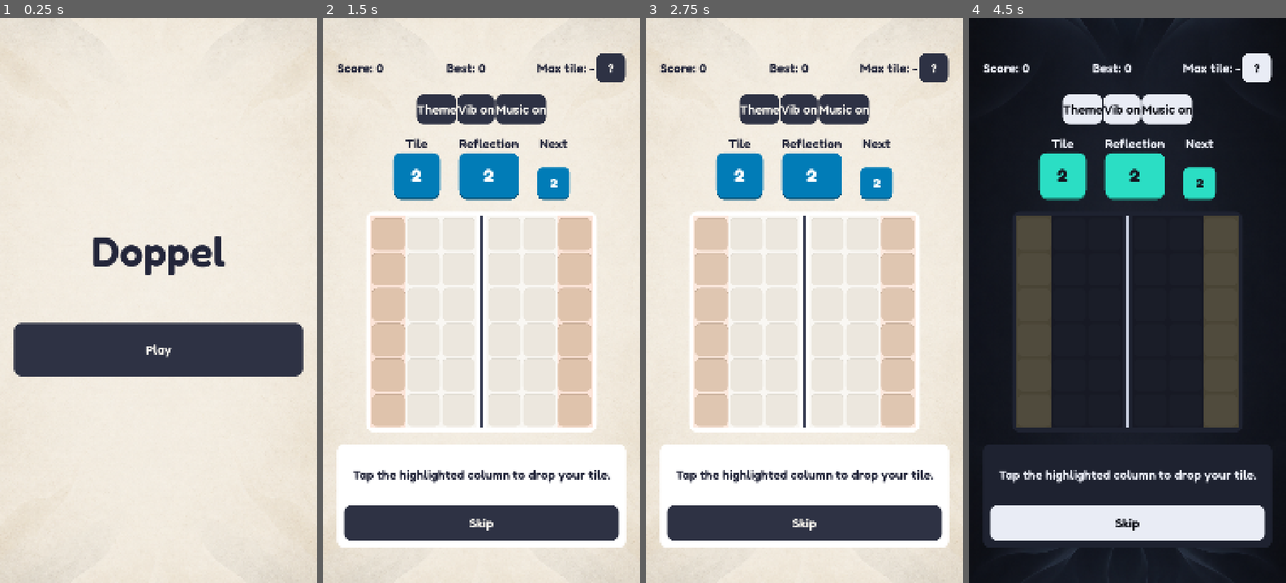
Above: before the commit, frames 1-4 (left to right).
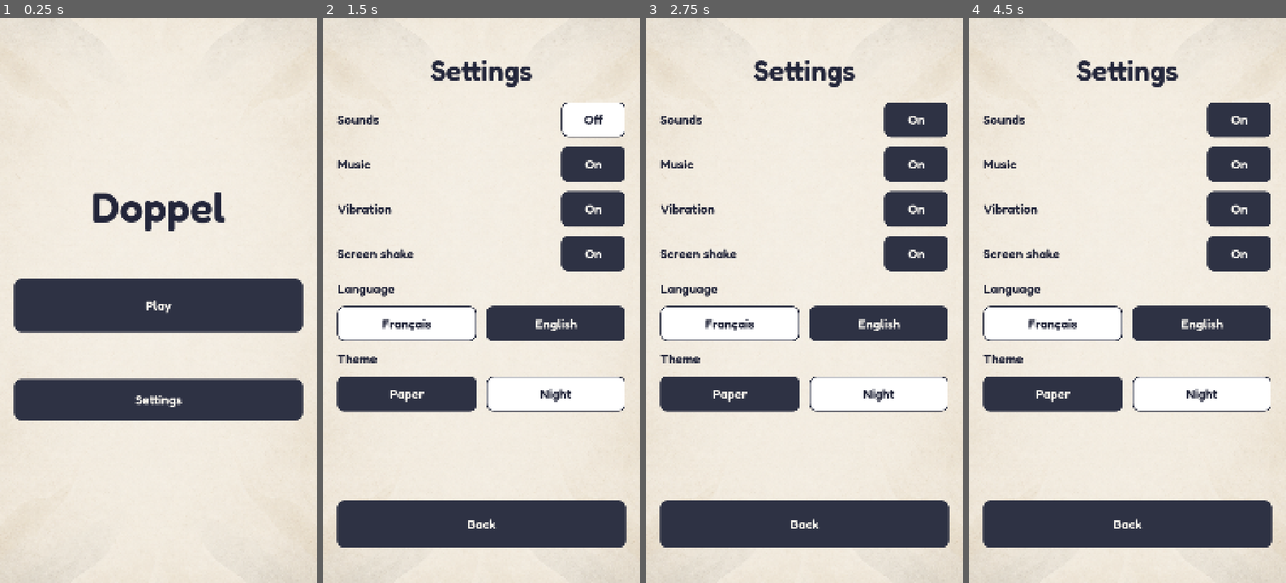
Above: after the commit, the same moments.

Repository: bpinto03/Doppel
Game: Godot game, scene res://scenes/main.tscn
Two runs of this game, one before a commit and one after it. Both use one fixed random seed, a clock stepped at 60 frames per second and the inputs below. Sound files missing from this copy of the repository are replaced by a short silence.
Inputs (mouse positions are in pixels of both pictures, inside the frame that each line leads up to):
- Up to frame 1 (0.25 s): no input
- Up to frame 2 (1.5 s): click "Play" (after the commit: "Settings") at 0.5 s; click (592, 119) at 1.25 s, where only the run after the commit has a clickable "On"
- Up to frame 3 (2.75 s): click (915, 119) at 2 s, where only the run after the commit has a clickable "Off"
- Up to frame 4 (4.5 s): click (1083, 108) at 2.75 s, where only the run before the commit has a clickable "Theme"; click (1238, 164) at 3.5 s, where only the run after the commit has a clickable "On"; click (1238, 164) at 4.25 s, where only the run after the commit has a clickable "Off"

The runs differ from the first frame. In frame 1, 24% of the frame differs, in the area x 4-96%, y 30-72%; in frame 2, 41%; in frame 3, 41%; in frame 4, 95%, in the area x 0-100%, y 0-100%.

Commit message:
feat: add a settings screen reachable from home
Sound, music, vibration and screen shake toggles, language (French,
English) and theme (Paper, Night) choices, each saved at once through
Settings and applied right away, texts included. Toggles and choices
use a ChoiceButton theme variation built in code: outlined when off,
filled when on. The rows sit in a scroll container ready for the
phase 4 entries. Back returns home. A test checks that every screen
and overlay fits the base width in French and English.

Diff:
--- a/assets/translations/ui.csv
+++ b/assets/translations/ui.csv
@@ -12,6 +12,20 @@
 UI_PAUSE,II,II
 UI_PAUSE_TITLE,Pause,Pause
 UI_RESUME,Resume,Reprendre
+UI_SETTINGS,Settings,Réglages
+UI_SOUND,Sounds,Sons
+UI_MUSIC,Music,Musique
+UI_VIBRATION,Vibration,Vibration
+UI_SCREEN_SHAKE,Screen shake,Tremblement d'écran
+UI_LANGUAGE,Language,Langue
+UI_THEME,Theme,Thème
+UI_THEME_PAPER,Paper,Papier
+UI_THEME_NIGHT,Night,Nuit
+UI_ON,On,Oui
+UI_OFF,Off,Non
+UI_BACK,Back,Retour
+LANGUAGE_FRENCH,Français,Français
+LANGUAGE_ENGLISH,English,English
 UI_RESTART,Restart,Recommencer
 UI_GAME_TITLE,Doppel,Doppel
 UI_PLAY,Play,Jouer
--- a/scenes/ui/home_screen.tscn
+++ b/scenes/ui/home_screen.tscn
@@ -79,3 +79,9 @@
 layout_mode = 2
 size_flags_horizontal = 3
 text = "UI_CONTINUE"
+
+[node name="SettingsButton" type="Button" parent="Margin/Layout" unique_id=1170235908]
+unique_name_in_owner = true
+custom_minimum_size = Vector2(0, 140)
+layout_mode = 2
+text = "UI_SETTINGS"
--- /dev/null
+++ b/scenes/ui/settings_screen.tscn
@@ -0,0 +1,192 @@
+[gd_scene format=3]
+
+[ext_resource type="Script" path="res://scripts/ui/settings_screen.gd" id="1_screen"]
+[ext_resource type="Theme" path="res://assets/themes/base_theme.tres" id="2_theme"]
+[ext_resource type="Script" uid="uid://c0a5hkffmvw0b" path="res://scripts/ui/safe_area_margin.gd" id="3_safe_area"]
+
+[node name="SettingsScreen" type="Control" unique_id=1302766401]
+layout_mode = 3
+anchors_preset = 15
+anchor_right = 1.0
+anchor_bottom = 1.0
+grow_horizontal = 2
+grow_vertical = 2
+theme = ExtResource("2_theme")
+script = ExtResource("1_screen")
+
+[node name="Background" type="ColorRect" parent="." unique_id=1302766402]
+unique_name_in_owner = true
+layout_mode = 1
+anchors_preset = 15
+anchor_right = 1.0
+anchor_bottom = 1.0
+grow_horizontal = 2
+grow_vertical = 2
+
+[node name="BackgroundImage" type="TextureRect" parent="." unique_id=1302766403]
+unique_name_in_owner = true
+layout_mode = 1
+anchors_preset = 15
+anchor_right = 1.0
+anchor_bottom = 1.0
+grow_horizontal = 2
+grow_vertical = 2
+mouse_filter = 2
+expand_mode = 1
+stretch_mode = 6
+
+[node name="Margin" type="MarginContainer" parent="." unique_id=1302766404]
+layout_mode = 1
+anchors_preset = 15
+anchor_right = 1.0
+anchor_bottom = 1.0
+grow_horizontal = 2
+grow_vertical = 2
+theme_override_constants/margin_left = 48
+theme_override_constants/margin_top = 120
+theme_override_constants/margin_right = 48
+theme_override_constants/margin_bottom = 120
+script = ExtResource("3_safe_area")
+
+[node name="Layout" type="VBoxContainer" parent="Margin" unique_id=1302766405]
+layout_mode = 2
+theme_override_constants/separation = 48
+
+[node name="TitleLabel" type="Label" parent="Margin/Layout" unique_id=1302766406]
+layout_mode = 2
+theme_override_font_sizes/font_size = 96
+text = "UI_SETTINGS"
+horizontal_alignment = 1
+
+[node name="Scroll" type="ScrollContainer" parent="Margin/Layout" unique_id=1302766407]
+layout_mode = 2
+size_flags_vertical = 3
+horizontal_scroll_mode = 0
+
+[node name="Rows" type="VBoxContainer" parent="Margin/Layout/Scroll" unique_id=1302766408]
+unique_name_in_owner = true
+layout_mode = 2
+size_flags_horizontal = 3
+theme_override_constants/separation = 32
+
+[node name="SoundRow" type="HBoxContainer" parent="Margin/Layout/Scroll/Rows" unique_id=1302766409]
+layout_mode = 2
+
+[node name="Label" type="Label" parent="Margin/Layout/Scroll/Rows/SoundRow" unique_id=1302766410]
+layout_mode = 2
+size_flags_horizontal = 3
+text = "UI_SOUND"
+
+[node name="SoundToggle" type="Button" parent="Margin/Layout/Scroll/Rows/SoundRow" unique_id=1302766411]
+unique_name_in_owner = true
+custom_minimum_size = Vector2(220, 120)
+layout_mode = 2
+theme_type_variation = &"ChoiceButton"
+toggle_mode = true
+text = "UI_ON"
+
+[node name="MusicRow" type="HBoxContainer" parent="Margin/Layout/Scroll/Rows" unique_id=1302766412]
+layout_mode = 2
+
+[node name="Label" type="Label" parent="Margin/Layout/Scroll/Rows/MusicRow" unique_id=1302766413]
+layout_mode = 2
+size_flags_horizontal = 3
+text = "UI_MUSIC"
+
+[node name="MusicToggle" type="Button" parent="Margin/Layout/Scroll/Rows/MusicRow" unique_id=1302766414]
+unique_name_in_owner = true
+custom_minimum_size = Vector2(220, 120)
+layout_mode = 2
+theme_type_variation = &"ChoiceButton"
+toggle_mode = true
+text = "UI_ON"
+
+[node name="VibrationRow" type="HBoxContainer" parent="Margin/Layout/Scroll/Rows" unique_id=1302766415]
+layout_mode = 2
+
+[node name="Label" type="Label" parent="Margin/Layout/Scroll/Rows/VibrationRow" unique_id=1302766416]
+layout_mode = 2
+size_flags_horizontal = 3
+text = "UI_VIBRATION"
+
+[node name="VibrationToggle" type="Button" parent="Margin/Layout/Scroll/Rows/VibrationRow" unique_id=1302766417]
+unique_name_in_owner = true
+custom_minimum_size = Vector2(220, 120)
+layout_mode = 2
+theme_type_variation = &"ChoiceButton"
+toggle_mode = true
+text = "UI_ON"
+
+[node name="ScreenShakeRow" type="HBoxContainer" parent="Margin/Layout/Scroll/Rows" unique_id=1302766418]
+layout_mode = 2
+
+[node name="Label" type="Label" parent="Margin/Layout/Scroll/Rows/ScreenShakeRow" unique_id=1302766419]
+layout_mode = 2
+size_flags_horizontal = 3
+text = "UI_SCREEN_SHAKE"
+
+[node name="ScreenShakeToggle" type="Button" parent="Margin/Layout/Scroll/Rows/ScreenShakeRow" unique_id=1302766420]
+unique_name_in_owner = true
+custom_minimum_size = Vector2(220, 120)
+layout_mode = 2
+theme_type_variation = &"ChoiceButton"
+toggle_mode = true
+text = "UI_ON"
+
+[node name="LanguageLabel" type="Label" parent="Margin/Layout/Scroll/Rows" unique_id=1302766421]
+layout_mode = 2
+text = "UI_LANGUAGE"
+
+[node name="LanguageChoices" type="HBoxContainer" parent="Margin/Layout/Scroll/Rows" unique_id=1302766422]
+layout_mode = 2
+theme_override_constants/separation = 32
+
+[node name="FrenchButton" type="Button" parent="Margin/Layout/Scroll/Rows/LanguageChoices" unique_id=1302766423]
+unique_name_in_owner = true
+custom_minimum_size = Vector2(0, 120)
+layout_mode = 2
+size_flags_horizontal = 3
+theme_type_variation = &"ChoiceButton"
+toggle_mode = true
+text = "LANGUAGE_FRENCH"
+
+[node name="EnglishButton" type="Button" parent="Margin/Layout/Scroll/Rows/LanguageChoices" unique_id=1302766424]
+unique_name_in_owner = true
+custom_minimum_size = Vector2(0, 120)
+layout_mode = 2
+size_flags_horizontal = 3
+theme_type_variation = &"ChoiceButton"
+toggle_mode = true
+text = "LANGUAGE_ENGLISH"
+
+[node name="ThemeLabel" type="Label" parent="Margin/Layout/Scroll/Rows" unique_id=1302766425]
+layout_mode = 2
+text = "UI_THEME"
+
+[node name="ThemeChoices" type="HBoxContainer" parent="Margin/Layout/Scroll/Rows" unique_id=1302766426]
+layout_mode = 2
+theme_override_constants/separation = 32
+
+[node name="PaperButton" type="Button" parent="Margin/Layout/Scroll/Rows/ThemeChoices" unique_id=1302766427]
+unique_name_in_owner = true
+custom_minimum_size = Vector2(0, 120)
+layout_mode = 2
+size_flags_horizontal = 3
+theme_type_variation = &"ChoiceButton"
+toggle_mode = true
+text = "UI_THEME_PAPER"
+
+[node name="NightButton" type="Button" parent="Margin/Layout/Scroll/Rows/ThemeChoices" unique_id=1302766428]
+unique_name_in_owner = true
+custom_minimum_size = Vector2(0, 120)
+layout_mode = 2
+size_flags_horizontal = 3
+theme_type_variation = &"ChoiceButton"
+toggle_mode = true
+text = "UI_THEME_NIGHT"
+
+[node name="BackButton" type="Button" parent="Margin/Layout" unique_id=1302766429]
+unique_name_in_owner = true
+custom_minimum_size = Vector2(0, 160)
+layout_mode = 2
+text = "UI_BACK"
--- a/scripts/main.gd
+++ b/scripts/main.gd
@@ -5,6 +5,7 @@
 
 const HOME_SCREEN_SCENE: PackedScene = preload("res://scenes/ui/home_screen.tscn")
 const GAME_SCREEN_SCENE: PackedScene = preload("res://scenes/game/game_screen.tscn")
+const SETTINGS_SCREEN_SCENE: PackedScene = preload("res://scenes/ui/settings_screen.tscn")
 const BALANCING_CONFIG: BalancingConfig = preload("res://data/balancing.tres")
 
 var _current_screen: Control
@@ -24,9 +25,8 @@
 
 func go_back() -> void:
 	var game := _current_screen as GameScreen
-	var screen: ScreenNavigation.Screen = ScreenNavigation.Screen.GAME if game != null else ScreenNavigation.Screen.HOME
 	var game_state: ScreenNavigation.GameState = game.get_navigation_state() if game != null else ScreenNavigation.GameState.PLAYING
-	match ScreenNavigation.resolve_back(screen, game_state):
+	match ScreenNavigation.resolve_back(_get_navigation_screen(), game_state):
 		ScreenNavigation.BackAction.QUIT:
 			get_tree().quit()
 		ScreenNavigation.BackAction.SHOW_HOME:
@@ -43,6 +43,7 @@
 	home.show_choices(HomeMenu.get_choices(CurrentGameStore.load_session(BALANCING_CONFIG) != null))
 	home.play_requested.connect(_on_play_requested)
 	home.continue_requested.connect(_on_continue_requested)
+	home.settings_requested.connect(_show_settings)
 
 
 func get_current_screen() -> Control:
@@ -66,6 +67,20 @@
 	_show_game().start_game(session, CurrentGameStore.load_best_score_before_game())
 
 
+func _show_settings() -> void:
+	var settings: SettingsScreen = SETTINGS_SCREEN_SCENE.instantiate()
+	_replace_screen(settings)
+	settings.back_requested.connect(show_home)
+
+
+func _get_navigation_screen() -> ScreenNavigation.Screen:
+	if _current_screen is GameScreen:
+		return ScreenNavigation.Screen.GAME
+	if _current_screen is SettingsScreen:
+		return ScreenNavigation.Screen.SETTINGS
+	return ScreenNavigation.Screen.HOME
+
+
 func _show_game() -> GameScreen:
 	var game: GameScreen = GAME_SCREEN_SCENE.instantiate()
 	_replace_screen(game)
--- a/scripts/ui/home_screen.gd
+++ b/scripts/ui/home_screen.gd
@@ -1,10 +1,12 @@
 class_name HomeScreen
 extends PaletteScreen
 
-## Entry screen: Play, and Continue when a game in progress is saved. Step 3.1 adds its other entries to the choice buttons.
+## Entry screen: Play, and Continue when a game in progress is saved, then Settings.
+## The daily challenge (3.3) and the shop (3.2) will join Settings below the choice buttons.
 
 signal play_requested
 signal continue_requested
+signal settings_requested
 
 var _choices: Array[HomeMenu.Choice] = [HomeMenu.Choice.PLAY]
 
@@ -12,12 +14,14 @@
 @onready var _choice_buttons: BoxContainer = %ChoiceButtons
 @onready var _play_button: Button = %PlayButton
 @onready var _continue_button: Button = %ContinueButton
+@onready var _settings_button: Button = %SettingsButton
 
 
 func _ready() -> void:
 	super()
 	_play_button.pressed.connect(play_requested.emit)
 	_continue_button.pressed.connect(continue_requested.emit)
+	_settings_button.pressed.connect(settings_requested.emit)
 	_layout.resized.connect(_arrange_choice_buttons)
 	show_choices(_choices)
 
--- a/scripts/ui/screen_navigation.gd
+++ b/scripts/ui/screen_navigation.gd
@@ -4,14 +4,17 @@
 ## Where the Android back button leads from each screen and game state, and when the game pauses by itself.
 ## Main and GameScreen apply the answers; they never decide them. See docs/decisions/0006-back-button-and-overlays.md.
 
-enum Screen { HOME, GAME }
+enum Screen { HOME, GAME, SETTINGS }
 enum GameState { PLAYING, PAUSED, TUTORIAL, GAME_OVER }
 enum BackAction { QUIT, SHOW_HOME, OPEN_PAUSE, CLOSE_PAUSE }
 
 
 static func resolve_back(screen: Screen, game_state: GameState) -> BackAction:
-	if screen == Screen.HOME:
-		return BackAction.QUIT
+	match screen:
+		Screen.HOME:
+			return BackAction.QUIT
+		Screen.SETTINGS:
+			return BackAction.SHOW_HOME
 	match game_state:
 		GameState.PLAYING:
 			return BackAction.OPEN_PAUSE
--- /dev/null
+++ b/scripts/ui/settings_screen.gd
@@ -0,0 +1,67 @@
+class_name SettingsScreen
+extends PaletteScreen
+
+## Sound, music, vibration, screen shake, language and theme. Each change is saved at once by Settings.
+## Later rows (phase 4: ad consent, remove ads, restore purchase, privacy policy) go in %Rows.
+
+signal back_requested
+
+const ON_TEXT: String = "UI_ON"
+const OFF_TEXT: String = "UI_OFF"
+
+## Settings property switched by each toggle.
+var _toggled_settings: Dictionary[Button, StringName] = {}
+## Language code chosen by each language button.
+var _language_buttons: Dictionary[String, Button] = {}
+## Palette name chosen by each theme button.
+var _theme_buttons: Dictionary[String, Button] = {}
+
+@onready var _back_button: Button = %BackButton
+
+
+func _ready() -> void:
+	super()
+	_toggled_settings = {
+		%SoundToggle: &"is_sound_enabled",
+		%MusicToggle: &"is_music_enabled",
+		%VibrationToggle: &"is_vibration_enabled",
+		%ScreenShakeToggle: &"is_screen_shake_enabled",
+	}
+	_language_buttons = {"fr": %FrenchButton, "en": %EnglishButton}
+	_theme_buttons = {"paper": %PaperButton, "night": %NightButton}
+	for toggle: Button in _toggled_settings:
+		toggle.toggled.connect(_on_setting_toggled.bind(toggle))
+	for language: String in _language_buttons:
+		_language_buttons[language].pressed.connect(_on_language_chosen.bind(language))
+	for palette_name: String in _theme_buttons:
+		_theme_buttons[palette_name].pressed.connect(_on_theme_chosen.bind(palette_name))
+	_back_button.pressed.connect(back_requested.emit)
+	_show_settings()
+
+
+func _on_setting_toggled(is_on: bool, toggle: Button) -> void:
+	Settings.set(_toggled_settings[toggle], is_on)
+	_show_settings()
+
+
+func _on_language_chosen(language: String) -> void:
+	Settings.language = language
+	_show_settings()
+
+
+func _on_theme_chosen(palette_name: String) -> void:
+	Settings.palette_name = palette_name
+	_show_settings()
+
+
+## Without signals, so showing a value never writes it back.
+func _show_settings() -> void:
+	for toggle: Button in _toggled_settings:
+		var is_on: bool = Settings.get(_toggled_settings[toggle])
+		toggle.set_pressed_no_signal(is_on)
+		toggle.text = ON_TEXT if is_on else OFF_TEXT
+	var shown_language: String = I18n.resolve_language(Settings.language, OS.get_locale_language())
+	for language: String in _language_buttons:
+		_language_buttons[language].set_pressed_no_signal(language == shown_language)
+	for palette_name: String in _theme_buttons:
+		_theme_buttons[palette_name].set_pressed_no_signal(palette_name == Settings.palette_name)
--- a/scripts/ui/ui_theme_builder.gd
+++ b/scripts/ui/ui_theme_builder.gd
@@ -7,6 +7,11 @@
 const PRESSED_DARKENING: float = 0.15
 const DISABLED_OPACITY: float = 0.4
 const BUTTON_FONT_STATES: Array[StringName] = [&"font_color", &"font_hover_color", &"font_pressed_color", &"font_focus_color", &"font_hover_pressed_color"]
+## Settings toggles and choices: outlined when off, filled like a button when on.
+const CHOICE_BUTTON_TYPE: StringName = &"ChoiceButton"
+const CHOICE_BORDER_WIDTH: int = 4
+const CHOICE_OFF_FONT_STATES: Array[StringName] = [&"font_color", &"font_hover_color", &"font_focus_color"]
+const CHOICE_ON_FONT_STATES: Array[StringName] = [&"font_pressed_color", &"font_hover_pressed_color"]
 
 
 static func build(palette: ThemePalette, base_theme: Theme) -> Theme:
@@ -14,6 +19,7 @@
 	theme.set_color(&"font_color", &"Label", palette.text)
 	theme.set_stylebox(&"panel", &"PanelContainer", _create_rounded_box(palette.panel))
 	_add_button_styles(theme, palette)
+	_add_choice_button_styles(theme, palette)
 	return theme
 
 
@@ -28,6 +34,21 @@
 	theme.set_stylebox(&"focus", &"Button", StyleBoxEmpty.new())
 
 
+static func _add_choice_button_styles(theme: Theme, palette: ThemePalette) -> void:
+	theme.set_type_variation(CHOICE_BUTTON_TYPE, &"Button")
+	for state: StringName in CHOICE_OFF_FONT_STATES:
+		theme.set_color(state, CHOICE_BUTTON_TYPE, palette.text)
+	for state: StringName in CHOICE_ON_FONT_STATES:
+		theme.set_color(state, CHOICE_BUTTON_TYPE, palette.button_text)
+	var off_box: StyleBoxFlat = _create_rounded_box(palette.panel)
+	off_box.border_color = palette.button
+	off_box.set_border_width_all(CHOICE_BORDER_WIDTH)
+	theme.set_stylebox(&"normal", CHOICE_BUTTON_TYPE, off_box)
+	theme.set_stylebox(&"hover", CHOICE_BUTTON_TYPE, off_box)
+	theme.set_stylebox(&"pressed", CHOICE_BUTTON_TYPE, _create_rounded_box(palette.button))
+	theme.set_stylebox(&"hover_pressed", CHOICE_BUTTON_TYPE, _create_rounded_box(palette.button))
+
+
 static func _create_rounded_box(color: Color) -> StyleBoxFlat:
 	var box := StyleBoxFlat.new()
 	box.bg_color = color
--- /dev/null
+++ b/tests/test_screen_layouts.gd
@@ -0,0 +1,74 @@
+extends GutTest
+
+## Every screen and overlay keeps its content within the base width, in each supported language.
+
+const HOME_SCREEN_SCENE: PackedScene = preload("res://scenes/ui/home_screen.tscn")
+const SETTINGS_SCREEN_SCENE: PackedScene = preload("res://scenes/ui/settings_screen.tscn")
+const GAME_SCREEN_SCENE: PackedScene = preload("res://scenes/game/game_screen.tscn")
+const BALANCING_CONFIG: BalancingConfig = preload("res://data/balancing.tres")
+const TEST_SAVE_PATH: String = "user://test_screen_layouts_save.cfg"
+const PANEL_PATH: String = "Center/Panel"
+const SEED: int = 1234
+## A long score, so the game over values are as wide as they get in practice.
+const LARGE_SCORE: int = 9999999
+
+var _save := SaveFixture.new(TEST_SAVE_PATH)
+var _viewport_width: float = ProjectSettings.get_setting("display/window/size/viewport_width")
+
+
+func before_each() -> void:
+	_save.use_test_save()
+	Settings.is_music_enabled = false
+	Settings.is_sound_enabled = false
+
+
+func after_each() -> void:
+	AudioManager.stop_music()
+	_save.restore_player_save()
+	AudioManager.apply_settings()
+	I18n.apply_language()
+
+
+func test_screens_fit_the_base_width_in_every_language() -> void:
+	for language: String in I18n.SUPPORTED_LANGUAGES:
+		TranslationServer.set_locale(language)
+		var home: HomeScreen = await _add_screen(HOME_SCREEN_SCENE)
+		home.show_choices(HomeMenu.get_choices(true))
+		var settings: Control = await _add_screen(SETTINGS_SCREEN_SCENE)
+		var game: GameScreen = await _add_screen(GAME_SCREEN_SCENE)
+		game.start_game(GameSession.new(BALANCING_CONFIG, BalancingFixture.create_seeded_rng(SEED)), 0)
+		await wait_process_frames(1)
+
+		for screen: Control in [home, settings, game]:
+			assert_lte(_get_content_width(screen), _viewport_width, "%s in %s" % [screen.name, language])
+
+
+func test_overlays_fit_their_panel_in_every_language() -> void:
+	for language: String in I18n.SUPPORTED_LANGUAGES:
+		TranslationServer.set_locale(language)
+		var game: GameScreen = await _add_screen(GAME_SCREEN_SCENE)
+		var session := GameSession.new(BALANCING_CONFIG, BalancingFixture.create_seeded_rng(SEED))
+		session.score = LARGE_SCORE
+		session.highest_level_reached = BALANCING_CONFIG.max_tile_level
+		game.start_game(session, 1)
+		var game_over_panel: GameOverPanel = game.get_node("%GameOverPanel")
+		game_over_panel.show_summary(GameOverSummary.new(session, 1, LARGE_SCORE))
+		var pause_panel: Control = game.get_node("%PausePanel")
+		pause_panel.visible = true
+		await wait_process_frames(1)
+
+		for overlay: Control in [game_over_panel, pause_panel]:
+			var panel: Control = overlay.get_node(PANEL_PATH)
+			assert_lte(panel.get_combined_minimum_size().x, panel.custom_minimum_size.x, "%s in %s" % [overlay.name, language])
+
+
+func _add_screen(scene: PackedScene) -> Control:
+	var screen: Control = scene.instantiate()
+	add_child_autofree(screen)
+	await wait_process_frames(1)
+	return screen
+
+
+## The root Control does not report its children's minimum size, so the margin container is measured.
+func _get_content_width(screen: Control) -> float:
+	return (screen.get_node("Margin") as Control).get_combined_minimum_size().x
--- a/tests/test_screen_navigation.gd
+++ b/tests/test_screen_navigation.gd
@@ -40,3 +40,8 @@
 		ScreenNavigation.resolve_back(ScreenNavigation.Screen.GAME, ScreenNavigation.GameState.GAME_OVER),
 		ScreenNavigation.BackAction.SHOW_HOME
 	)
+
+
+func test_back_from_the_settings_shows_home() -> void:
+	for game_state: ScreenNavigation.GameState in ScreenNavigation.GameState.values():
+		assert_eq(ScreenNavigation.resolve_back(ScreenNavigation.Screen.SETTINGS, game_state), ScreenNavigation.BackAction.SHOW_HOME)
--- /dev/null
+++ b/tests/test_settings_screen.gd
@@ -0,0 +1,85 @@
+extends GutTest
+
+const SETTINGS_SCREEN_SCENE: PackedScene = preload("res://scenes/ui/settings_screen.tscn")
+const MAIN_SCENE: PackedScene = preload("res://scenes/main.tscn")
+const TEST_SAVE_PATH: String = "user://test_settings_screen_save.cfg"
+const TOGGLED_SETTINGS: Dictionary[String, StringName] = {
+	"%SoundToggle": &"is_sound_enabled",
+	"%MusicToggle": &"is_music_enabled",
+	"%VibrationToggle": &"is_vibration_enabled",
+	"%ScreenShakeToggle": &"is_screen_shake_enabled",
+}
+
+var _save := SaveFixture.new(TEST_SAVE_PATH)
+var _screen: SettingsScreen
+
+
+## Music off before the screen exists, so no test plays it.
+func before_each() -> void:
+	_save.use_test_save()
+	Settings.is_music_enabled = false
+	_screen = SETTINGS_SCREEN_SCENE.instantiate()
+	add_child_autofree(_screen)
+
+
+func after_each() -> void:
+	AudioManager.stop_music()
+	_save.restore_player_save()
+	AudioManager.apply_settings()
+	I18n.apply_language()
+
+
+func test_each_toggle_switches_its_setting_and_keeps_it_after_a_reload() -> void:
+	for toggle_path: String in TOGGLED_SETTINGS:
+		var setting: StringName = TOGGLED_SETTINGS[toggle_path]
+		var toggle: Button = _screen.get_node(toggle_path)
+		var value_before: bool = Settings.get(setting)
+
+		toggle.toggled.emit(not value_before)
+		SaveManager.flush()
+		SaveManager.load_save()
+
+		assert_eq(Settings.get(setting), not value_before, String(setting))
+		assert_eq(toggle.text, SettingsScreen.ON_TEXT if not value_before else SettingsScreen.OFF_TEXT, String(setting))
+
+
+func test_choosing_a_language_applies_it_at_once_and_keeps_it() -> void:
+	(_screen.get_node("%EnglishButton") as Button).pressed.emit()
+	assert_eq(TranslationServer.get_locale(), "en")
+	assert_true((_screen.get_node("%EnglishButton") as Button).button_pressed)
+
+	(_screen.get_node("%FrenchButton") as Button).pressed.emit()
+	SaveManager.flush()
+	SaveManager.load_save()
+
+	assert_eq(TranslationServer.get_locale(), "fr")
+	assert_eq(Settings.language, "fr")
+	assert_false((_screen.get_node("%EnglishButton") as Button).button_pressed)
+
+
+func test_choosing_a_theme_applies_it() -> void:
+	(_screen.get_node("%NightButton") as Button).pressed.emit()
+
+	assert_eq(Settings.palette_name, "night")
+	assert_eq((_screen.get_node("%Background") as ColorRect).color, Settings.PALETTES["night"].background)
+	assert_true((_screen.get_node("%NightButton") as Button).button_pressed)
+	assert_false((_screen.get_node("%PaperButton") as Button).button_pressed)
+
+
+func test_back_asks_to_leave() -> void:
+	watch_signals(_screen)
+
+	(_screen.get_node("%BackButton") as Button).pressed.emit()
+
+	assert_signal_emitted(_screen, "back_requested")
+
+
+func test_settings_open_from_home_and_back_returns_home() -> void:
+	var main: Node = MAIN_SCENE.instantiate()
+	add_child_autofree(main)
+
+	(main.get_current_screen() as HomeScreen).settings_requested.emit()
+	assert_true(main.get_current_screen() is SettingsScreen)
+	main.go_back()
+
+	assert_true(main.get_current_screen() is HomeScreen)
Not shown, added: scripts/ui/settings_screen.gd.uid
Not shown, added: tests/test_screen_layouts.gd.uid
Not shown, added: tests/test_settings_screen.gd.uid
Not shown, changed: STEPS.md
Not shown, changed: docs/architecture.md
